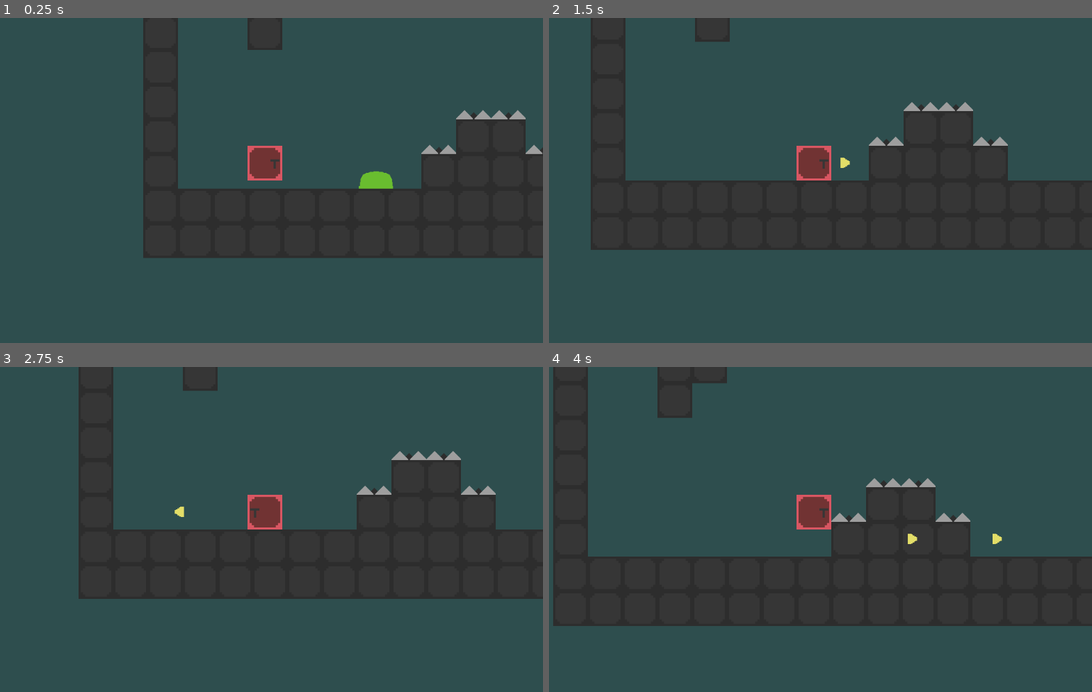
Above: before the commit, frames 1-4 (two rows, left to right).
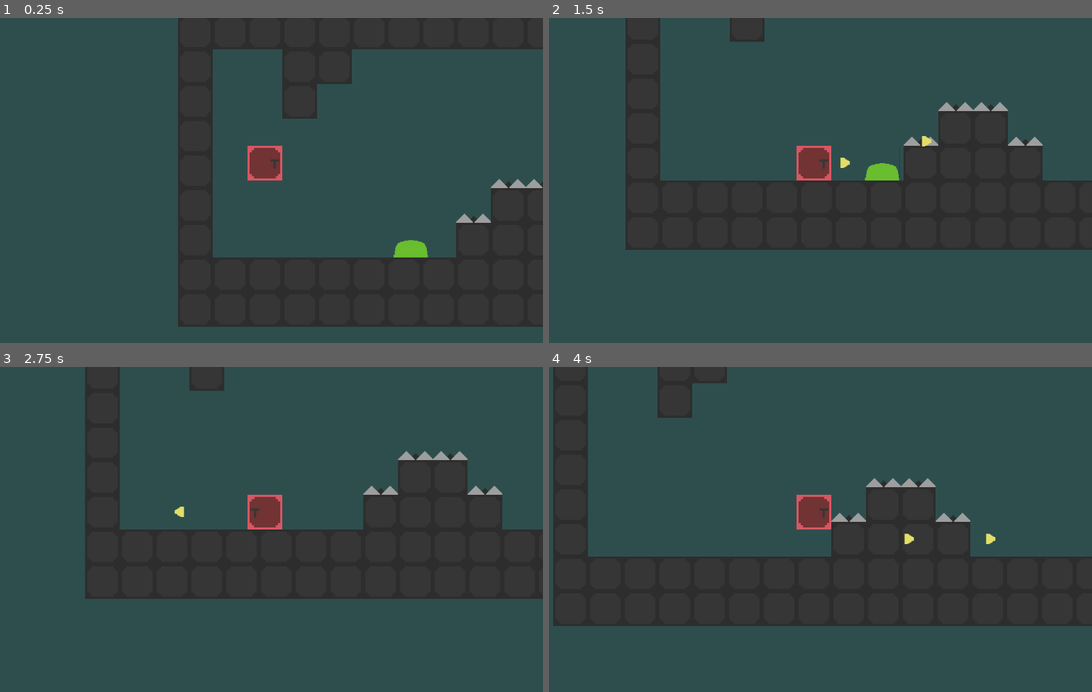
Above: after the commit, the same moments.

Repository: AA6363/Conquer-the-Tower
Game: Godot game, scene res://Scenes/Test-world.tscn
Two runs of this game, one before a commit and one after it. Both use one fixed random seed, a clock stepped at 60 frames per second and the inputs below.
Inputs:
- Up to frame 1 (0.25 s): no input
- Up to frame 2 (1.5 s): hold Right (ui_right) from 0.53 s (still down); tap B (shoot) at 0.6, 1.35 s; tap Space (jump) at 0.77 s
- Up to frame 3 (2.75 s): tap Space (jump) at 1.52 s; release Right (ui_right) at 2.03 s; hold Left (ui_left) from 2.03 s (still down); tap B (shoot) at 2.1 s
- Up to frame 4 (4 s): release Left (ui_left) at 2.78 s; hold Right (ui_right) from 2.78 s (still down); tap B (shoot) at 2.85, 3.6 s; tap Space (jump) at 3.02, 3.77 s

The runs differ from the first frame. In frame 1, 14% of the frame differs, in the area x 26-100%, y 0-95%; in frame 2, 4.3%; in frame 3, 1.6%; in frame 4, 0.1%.

Commit message:
Move player up

Diff:
--- a/Prototypes/001/Scenes/Test-world.tscn
+++ b/Prototypes/001/Scenes/Test-world.tscn
@@ -13,7 +13,7 @@
 tile_data = PoolIntArray( 0, 0, 0, 1, 0, 0, 2, 0, 0, 3, 0, 0, 4, 0, 0, 5, 0, 0, 6, 0, 0, 7, 0, 0, 8, 0, 0, 9, 0, 0, 10, …(1405 unchanged characters)…
 
 [node name="Player" parent="." instance=ExtResource( 1 )]
-position = Vector2( 224, 383 )
+position = Vector2( 160, 256 )
 
 [node name="Spike" parent="." instance=ExtResource( 3 )]
 position = Vector2( 544, 384 )
